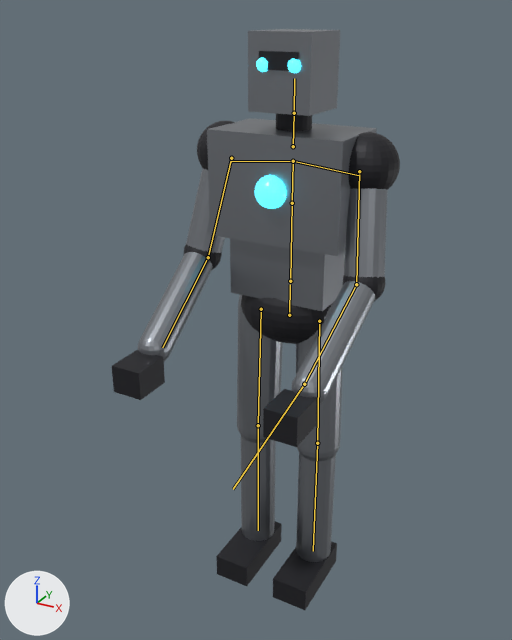
The glTF model app/src/main/assets/models/player_robot.glb as it was, and as the next commit left it.
The view is the same before and after, from a camera (50 mm lens) standing at (0.876, -1.808, 1.812) and looking at (-0.031, -0.16, 0.988). Every picture has the same lights, and +X, +Y and +Z are marked at lower left. The picture after the commit comes second. The bones that change, and the others that lie on the model, are drawn over the model as lines.

In view in the first picture: 'PLAYER_ROBOT'.
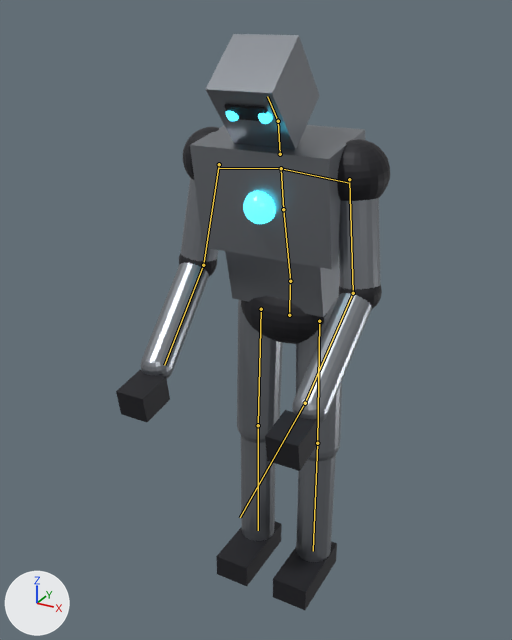
The newer file adds an action. The first version stands in its rest pose; the second is drawn at frame 8 of the action 'dejected'.

Pixel boxes [x1, y1, x2, y2] of what changed, in the pictures (512 x 640 px):
'PLAYER_ROBOT', posed: before [112, 29, 400, 610]; after [116, 34, 390, 610]
bone 'spine', root to tip: before (290, 281) to (292, 203); after (290, 281) to (283, 209)
bone 'chest', root to tip: before (292, 203) to (293, 161); after (283, 209) to (281, 168)
bone 'head', root to tip: before (294, 113) to (294, 78); after (278, 121) to (267, 96)

The edits, one by one:
Bone 'spine' (bone_spine) turns from (0, 0, 0) to (13, 0, 0) degrees about its own x, y and z.
Bone 'chest' (bone_chest) turns from (0, 0, 0) to (-4, 0, 0) degrees about its own x, y and z.
Bone 'head' (bone_head) turns from (0, 0, 0) to (33, 0, 0) degrees about its own x, y and z.
